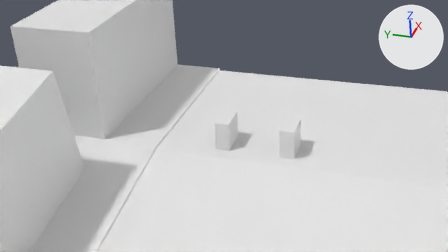
One commit to the Blender file overtaking_strollers.blend: the scene before it, then after it.
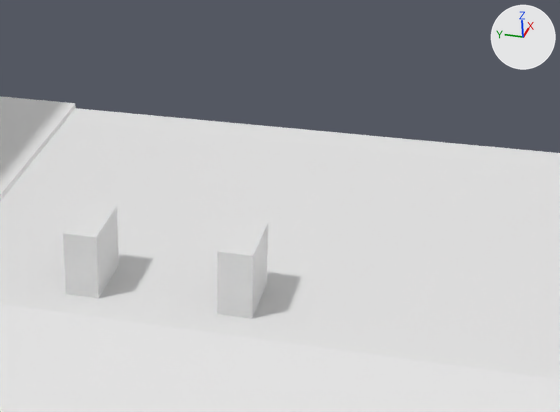
Each version is shown from the file's camera 'Camera', then close up on the part from 42% to 95% of the width and 10% to 79% of the height. Arrows for +X, +Y and +Z are at upper right; the lights stay in place.

The older version as bpy lines, for what is in view:
```python
me_cube_001 = bpy.data.meshes.new('Cube.001')
me_cube_001.from_pydata(...)  # 84 vertices, 59 faces, 7 loose edges; spans x -101.9..3.5, y -10.5..10.5, z -20.1..0.2
me_cube_005 = bpy.data.meshes.new('Cube.005')
me_cube_005.from_pydata(...)  # a box spanning x -0.5..0.5, y -0.25..0.25, z -0.5..0.5
me_cube_008 = bpy.data.meshes.new('Cube.008')
me_cube_008.from_pydata(...)  # a box spanning x -0.5..0.5, y -0.25..0.25, z -0.5..0.5
ob_ground = bpy.data.objects.new('Ground', me_cube_001)
ob_ground.location = (0.0, 0.0, 20.0)
ob_stroller = bpy.data.objects.new('Stroller', me_cube_005)
ob_stroller.location = (-2.5, 3.25, 20.55)
ob_stroller_faster = bpy.data.objects.new('Stroller_faster', me_cube_008)
ob_stroller_faster.location = (-2.5, 1.0, 20.55)
```
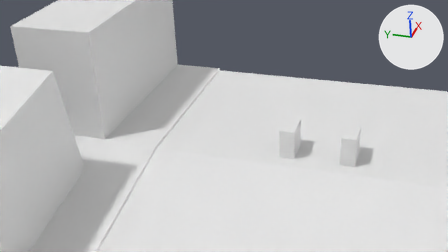
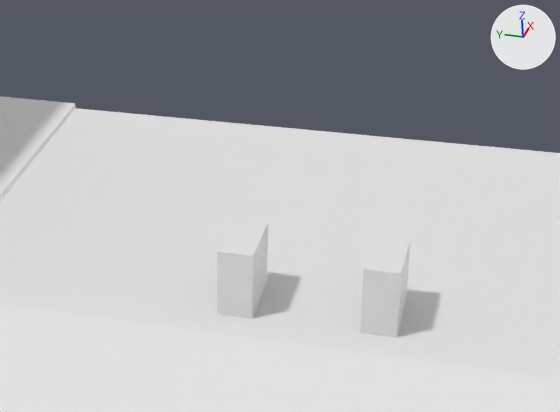
Boxes [x1, y1, x2, y2] around the edits, measured in the close-ups (560 x 412 px):
'Stroller', moved
    before: [63, 202, 119, 298]
    after: [217, 219, 268, 318]
'Stroller_faster', moved
    before: [217, 219, 268, 318]
    after: [360, 235, 411, 337]

The change in detail:
Object 'Stroller' (ob_stroller) moves from (-2.5, 3.25, 20.55) to (-2.5, 1.0, 20.55).
Object 'Stroller_faster' (ob_stroller_faster) moves from (-2.5, 1.0, 20.55) to (-2.5, -1.0, 20.55).
